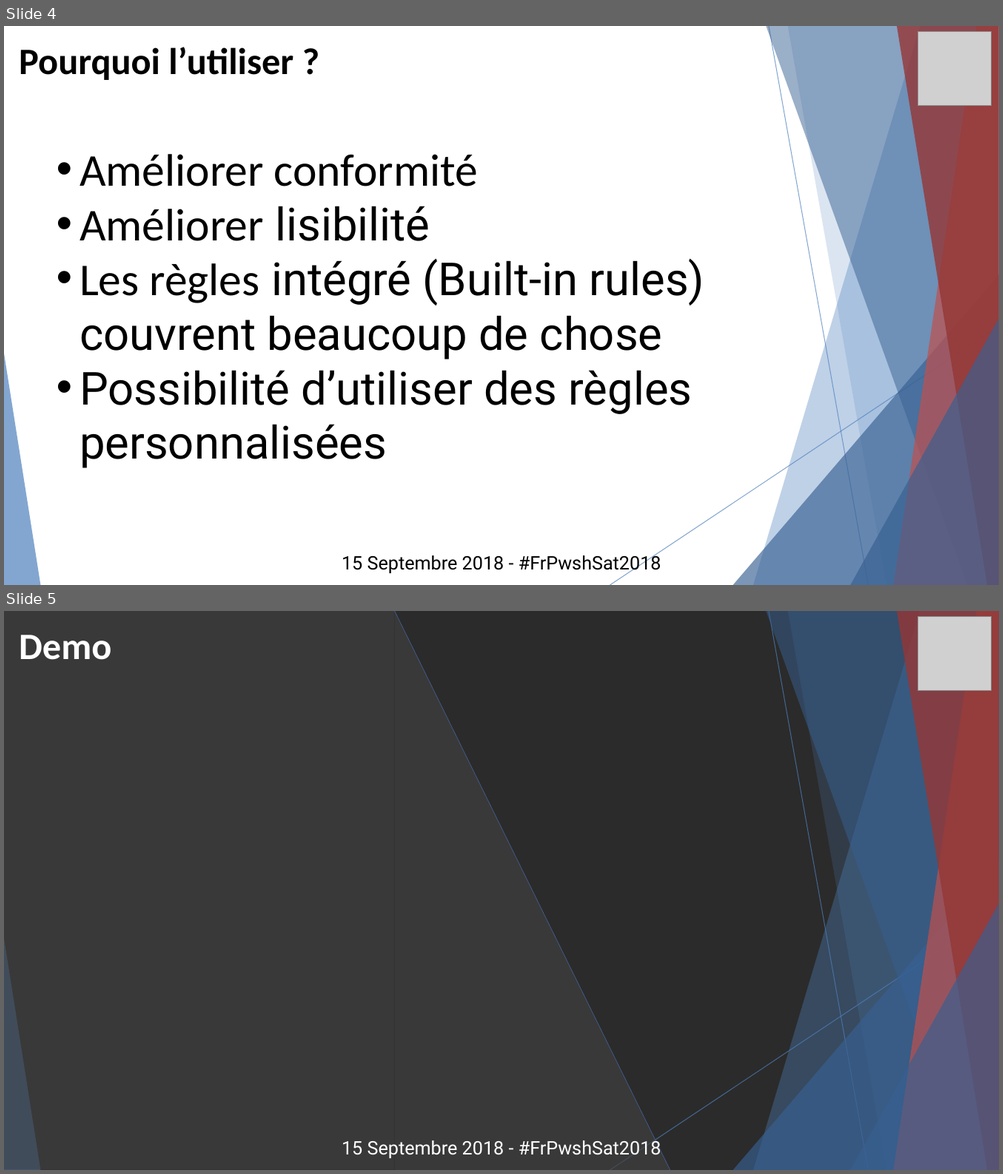
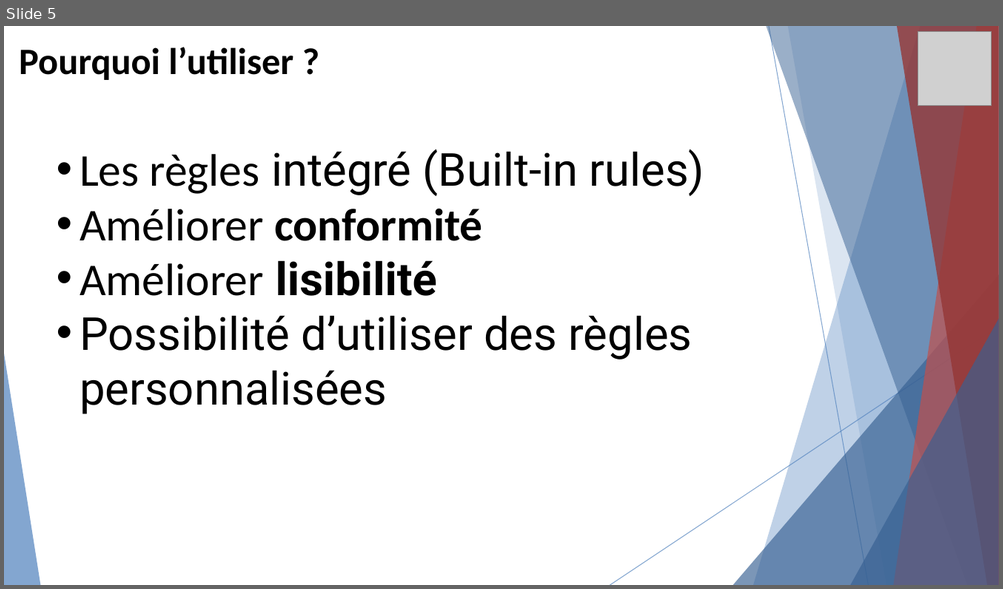
Before and after one commit to lazywinadmin/Presentations, a slide deck: 20190122-Creer_des_regles_custom_PSScriptAnalyzer/FrPSUG-Creer_vos_regles_customs_PSScriptAnalayzer.pptx. Shown one above the other, each under a label of ours: slides 4 and 5 before the commit, slide 5 after it. The pictures are 1003x1174 and 1003x589 pixels, drawn with LibreOffice and Linux fonts; fonts in the diff are those of the drawing; grey boxes stand for pictures; background and template pictures are left out; a plain dark background stands for a picture behind light text. Boxes give left, top, right and bottom in pixels: in the first picture for what was removed or moved away, otherwise in the second. Text is boxed around its words. In the diff, an @@ line names an element or a change of style, - is before the commit and + after.

```diff
--- a/20190122-Creer_des_regles_custom_PSScriptAnalyzer/FrPSUG-Creer_vos_regles_customs_PSScriptAnalayzer.pptx
+++ b/20190122-Creer_des_regles_custom_PSScriptAnalyzer/FrPSUG-Creer_vos_regles_customs_PSScriptAnalayzer.pptx
@@ slide 5 removed at bbox=[4, 611, 999, 1170], background picture (left out); not listed: 10 template elements that a slide beside it also shows @@
@@ rectangle removed at bbox=[4, 611, 394, 1170] @@
@@ line removed from (394, 611) to (670, 1170) @@
@@ freeform shape removed at bbox=[394, 611, 669, 1170] @@
@@ picture removed at bbox=[917, 617, 991, 691] @@
@@ text removed at bbox=[19, 635, 111, 660] @@
-Demo
@@ text removed at bbox=[341, 1138, 661, 1159] @@
-15 Septembre 2018 - #FrPwshSat2018
@@ what was slide 4 is now slide 5 @@
@@ slide 5 changed as well @@
@@ text at bbox=[79, 150, 705, 196]: paragraph added @@
+  • Les règles intégré (Built-in rules)
@@ text at bbox=[79, 208, 483, 296]: bold on in "conformité", "lisibilité" @@
@@ text at bbox=[79, 259, 705, 360]: paragraph removed @@
-  • Les règles intégré (Built-in rules) couvrent beaucoup de chose
@@ text removed at bbox=[341, 553, 661, 574] @@
-15 Septembre 2018 - #FrPwshSat2018
```
Also in this commit, not shown: 2 other slides changed, 6 slides added, 2 other slides removed.
